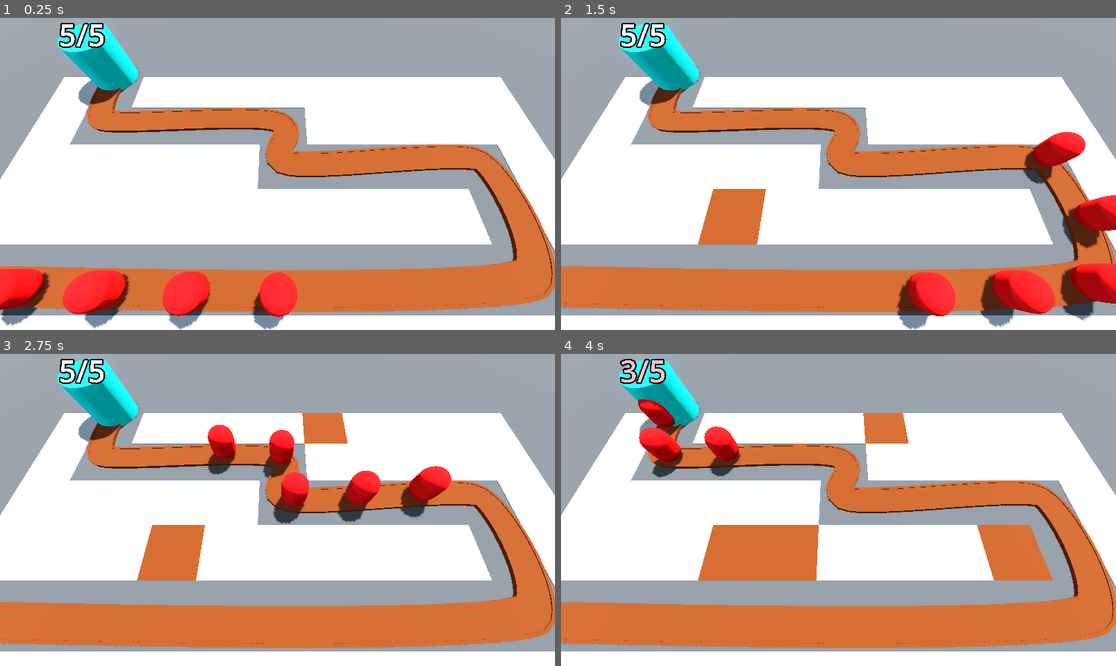
Above: before the commit, frames 1-4 (two rows, left to right).
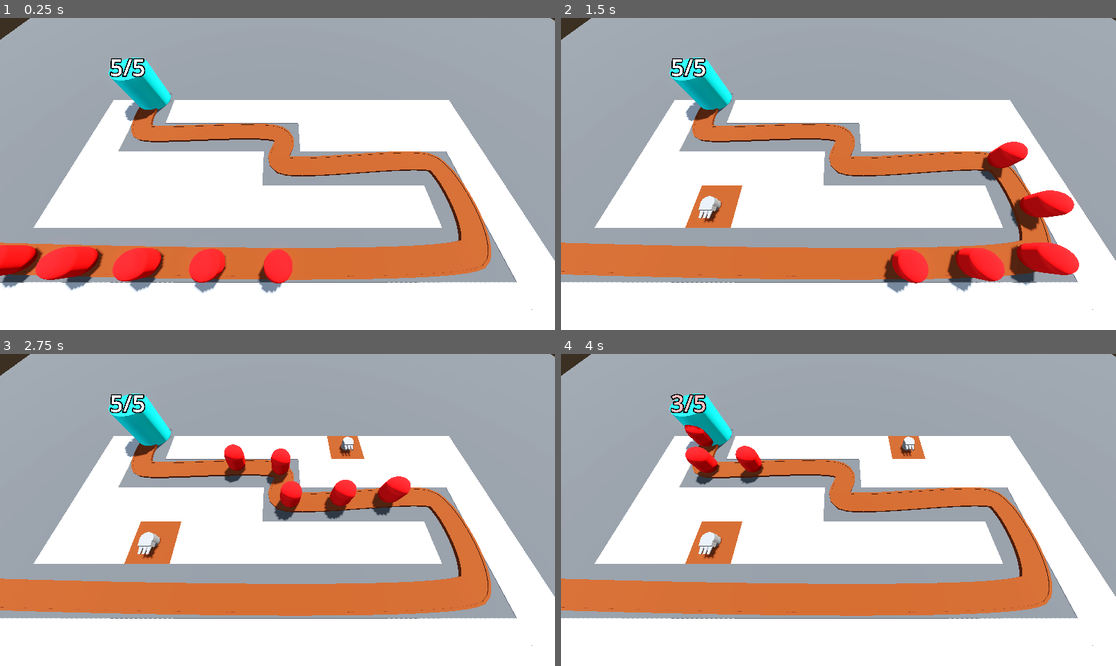
Above: after the commit, the same moments.

Repository: CSbean/Barbarian-Blaster
Game: Godot game, scene res://Scenes/bace_levle.tscn
The game is run twice, just before and just after one commit, with the same random seed, the same clock (stepped at 60 frames per second) and the same inputs.
Inputs (mouse positions are in pixels of both pictures, inside the frame that each line leads up to):
- Up to frame 1 (0.25 s): no input
- Up to frame 2 (1.5 s): move the mouse to (960, 158) at 0.52 s; click (960, 158) at 0.6 s; move the mouse to (727, 189) at 1.27 s; click (727, 189) at 1.35 s
- Up to frame 3 (2.75 s): move the mouse to (333, 441) at 2.02 s; click (333, 441) at 2.1 s
- Up to frame 4 (4 s): move the mouse to (810, 572) at 2.77 s; click (810, 572) at 2.85 s; move the mouse to (1005, 556) at 3.52 s; click (1005, 556) at 3.6 s

The runs differ from the first frame. In frame 1, 52% of the frame differs, in the area x 0-100%, y 0-100%; in frame 2, 53%; in frame 3, 54%, in the area x 0-100%, y 0-96%; in frame 4, 53%.

Commit message:
add turret and built turret

Diff:
--- a/Scenes/Base/base.gd
+++ b/Scenes/Base/base.gd
@@ -23,5 +23,4 @@
 	health = max_health
 
 func take_damage()->void:
-	print("damage taken by base")
 	health -=1
--- a/Scenes/RayPickerCamra/ray_picker_camra.gd
+++ b/Scenes/RayPickerCamra/ray_picker_camra.gd
@@ -1,10 +1,12 @@
 extends Camera3D
 
 @export var gridmap : GridMap
+@export var turret_manager:TurretManager
+
 
 @onready var ray_cast_3d: RayCast3D = $RayCast3D
 
-func _process(delta: float) -> void:
+func _process(_delta: float) -> void:
 	var mouse_pos : Vector2 = get_viewport().get_mouse_position()
 	ray_cast_3d.target_position = project_local_ray_normal(mouse_pos) *100.0
 	#update the ray_cast_3d immediately
@@ -14,13 +16,14 @@
 	if ray_cast_3d.is_colliding():
 		var collider = ray_cast_3d.get_collider()
 		if collider is GridMap:
-
 			var collision_point = ray_cast_3d.get_collision_point()
 			var cell = gridmap.local_to_map(collision_point)
 			if gridmap.get_cell_item(cell)==0:
 				Input.set_default_cursor_shape(Input.CURSOR_POINTING_HAND)
 				if Input.is_action_just_pressed("Click"):
 					gridmap.set_cell_item(cell,1)
+					var tile_pos = gridmap.map_to_local(cell)
+					turret_manager.build_turret(tile_pos)
 			else:
 				Input.set_default_cursor_shape(Input.CURSOR_ARROW)
 	else:
--- a/Scenes/bace_levle.tscn
+++ b/Scenes/bace_levle.tscn
@@ -1,9 +1,11 @@
-[gd_scene load_steps=11 format=3 uid="uid://c50el35njdfn1"]
+[gd_scene load_steps=13 format=3 uid="uid://c50el35njdfn1"]
 
 [ext_resource type="MeshLibrary" uid="uid://cxjl880r3wbnp" path="res://assets/MeshLibaries/SpaceLibrary.tres" id="1_7i2ny"]
 [ext_resource type="PackedScene" uid="uid://bt367vcdh0q88" path="res://Scenes/RayPickerCamra/ray_picker_camra.tscn" id="1_tusin"]
 [ext_resource type="PackedScene" uid="uid://2aw35j7gw48o" path="res://Scenes/enemy/enemy.tscn" id="2_0tbjv"]
 [ext_resource type="PackedScene" uid="uid://72be5bf6ywu1" path="res://Scenes/Base/base.tscn" id="3_01hrb"]
+[ext_resource type="Script" uid="uid://bmc7omjkxin8f" path="res://Scenes/turret_manager.gd" id="5_jcaxl"]
+[ext_resource type="PackedScene" uid="uid://beav77qq7grt7" path="res://turret/turret.tscn" id="6_p66qp"]
 
 [sub_resource type="ProceduralSkyMaterial" id="ProceduralSkyMaterial_7xd7d"]
 sky_horizon_color = Color(0.66224277, 0.6717428, 0.6867428, 1)
@@ -45,9 +47,11 @@
 size = Vector3(100, 2, 100)
 material = SubResource("StandardMaterial3D_0tbjv")
 
-[node name="RayPickerCamra" parent="." node_paths=PackedStringArray("gridmap") instance=ExtResource("1_tusin")]
+[node name="RayPickerCamra" parent="." node_paths=PackedStringArray("gridmap", "turret_manager") instance=ExtResource("1_tusin")]
 transform = Transform3D(1, 0, 0, 0, 0.42261824, 0.9063078, 0, -0.9063078, 0.42261824, -2.5, 14.5, 9.5)
+fov = 90.0
 gridmap = NodePath("../GridMap")
+turret_manager = NodePath("../TurretManager")
 
 [node name="GridMap" type="GridMap" parent="."]
 mesh_library = ExtResource("1_7i2ny")
@@ -120,7 +124,7 @@
 speed = 20
 
 [node name="Enemy4" parent="Path3D" instance=ExtResource("2_0tbjv")]
-transform = Transform3D(-0.015835239, 0, -0.99986553, 0, 1, 0, 0.99986553, 0, -0.015835239, -12.451227, 0, 10.5831995)
+transform = Transform3D(-0.015835235, 0, -0.9998653, 0, 1, 0, 0.9998653, 0, -0.015835235, -12.451227, 0, 10.5831995)
 progress = 15.0
 speed = 20
 
@@ -133,3 +137,5 @@
 transform = Transform3D(1, 0, 0, 0, 1, 0, 0, 0, 1, -18.633997, 0, -8.032764)
 
 [node name="TurretManager" type="Node3D" parent="."]
+script = ExtResource("5_jcaxl")
+turret = ExtResource("6_p66qp")
--- /dev/null
+++ b/Scenes/turret_manager.gd
@@ -0,0 +1,10 @@
+extends Node3D
+class_name TurretManager
+
+@export var turret : PackedScene
+
+
+func build_turret(pos : Vector3)-> void:
+	var new_turret = turret.instantiate()
+	add_child(new_turret)
+	new_turret.global_position = pos
Not shown, added: Scenes/turret_manager.gd.uid
